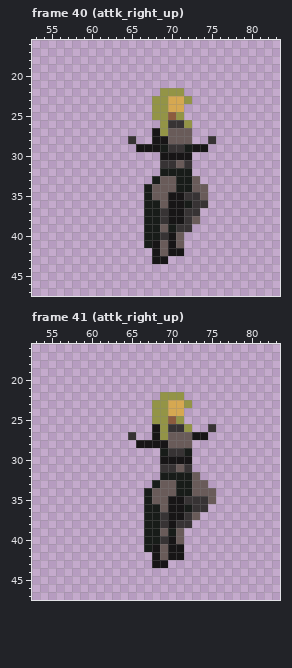
Pixel-art file, stored at raw_assets/warlock_anims.aseprite. The picture above was drawn from the file before the commit.
134x48 pixels, 77 frames. Shown: frame 40 (attk_right_up): x 53..83, y 16..47; frame 41 (attk_right_up): x 53..83, y 16..47. The commit also changed other frames, which this record leaves out.
After:
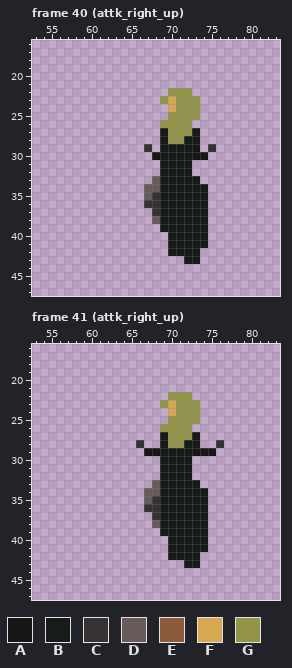
Palette (. is transparent): A #171516  B #181c19  C #373334  D #695b59  E #8c5b3e  F #d6a851  G #939446
Author's note on the commit: update all character anims
Diff:
Changed rows in their new state; - is an unchanged pixel.
Frame 40 (attk_right_up), layer "warlock":
first column x 65:
22 ----.--G---
23 ---.--G-G--
24 ---..-GGG--
25 ---..G-GG--
26 -----GG----
27 ---.BGGGB--
28 .--.BGGBB-.
29 -.C.-BB--.C
30 ---ABBBBAA-
31 ----BBBB---
33 ---DBB--B--
34 --D-BB--BB-
35 --DCBBBBBB-
36 --CCBBB-BB-
37 --.CBBBBBB-
38 --.DBBBBBB-
39 --..B-BBBB-
40 --...BBBBB-
41 --...BBBBB-
42 ---..BBBB--
43 ---..--BB--
Frame 41 (attk_right_up), layer "warlock":
first column x 65:
22 ----.--G----
23 ---.--G-G---
24 ---..-GGG---
25 ---..G-GG---
26 ---.-GG---.-
27 .--.BGGGB.--
28 -C..BGGBB--C
29 --AA-BB-AAA-
30 ----BBBB----
31 ----BBBB----
32 --------.---
33 ---DBB--B.--
34 --D-BB--BB.-
35 --DCBBBBBB.-
36 --CCBBB-BB--
37 --.CBBBBBB--
38 --.DBBBBBB--
39 --..B-BBBB--
40 --...BBBBB--
41 --...BBBBB--
42 ---..BBBB---
43 ---..--BB---
